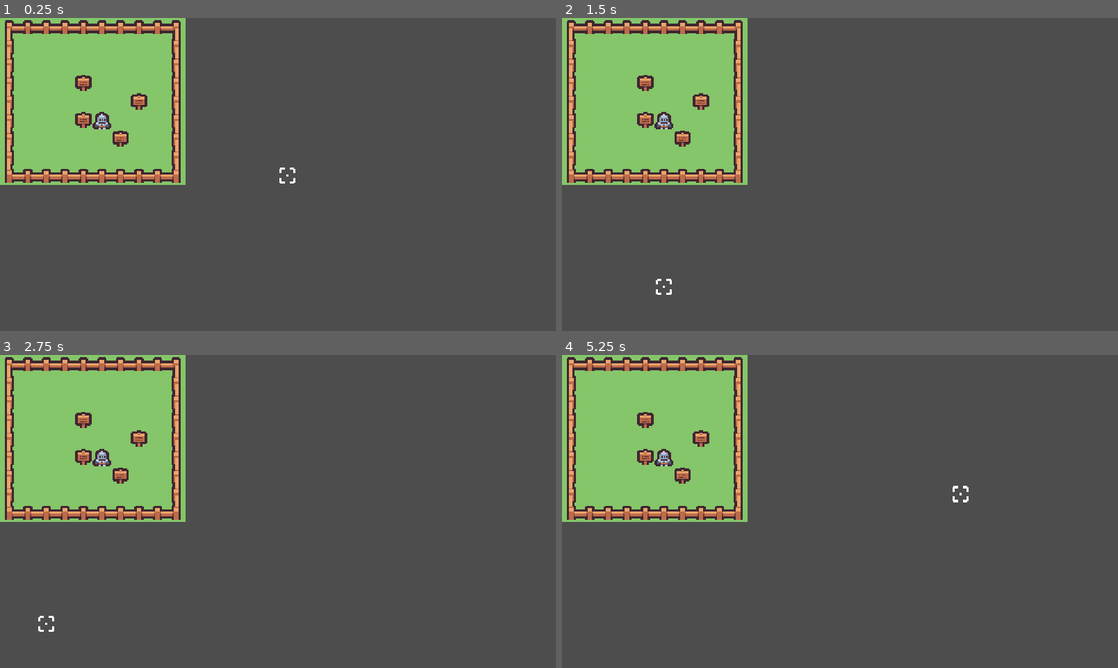
Above: before the commit, frames 1-4 (two rows, left to right).
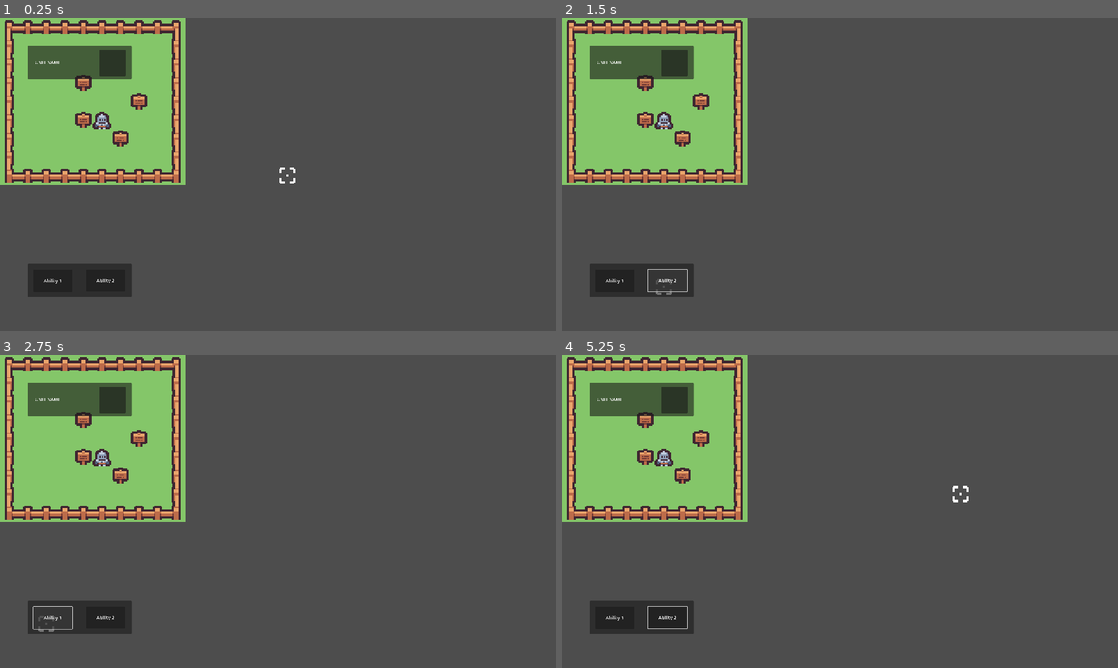
Above: after the commit, the same moments.

Repository: SonarCreature/super-cool-awesome-game
Game: Godot game, scene res://Levels/Board.tscn
The game is run twice, just before and just after one commit, with the same random seed, the same clock (stepped at 60 frames per second) and the same inputs.
Inputs (mouse positions are in pixels of both pictures, inside the frame that each line leads up to):
- Up to frame 1 (0.25 s): no input
- Up to frame 2 (1.5 s): click (617, 280) at 0.5 s, where only the run after the commit has a clickable "Ability 1"; click (667, 280) at 1.25 s, where only the run after the commit has a clickable "Ability 2"
- Up to frame 3 (2.75 s): click (55, 617) at 2 s, where only the run after the commit has a clickable "Ability 1"
- Up to frame 4 (5.25 s): click (667, 617) at 2.75 s, where only the run after the commit has a clickable "Ability 2"; click (617, 617) at 3.5 s, where only the run after the commit has a clickable "Ability 1"; click (667, 617) at 4.25 s, where only the run after the commit has a clickable "Ability 2"; tap Enter at 5 s; move the mouse to (962, 495) at 5.02 s; click (962, 495) at 5.1 s

The runs differ from the first frame. In frame 1, 4.0% of the frame differs, in the area x 5-24%, y 8-90%; in frame 2, 3.5%; in frame 3, 3.5%; in frame 4, 4.0%.

Commit message:
idk dude

Diff:
--- a/Levels/Board.tscn
+++ b/Levels/Board.tscn
@@ -1,9 +1,10 @@
-[gd_scene load_steps=8 format=3 uid="uid://cqsacwsrw30ag"]
+[gd_scene load_steps=9 format=3 uid="uid://cqsacwsrw30ag"]
 
 [ext_resource type="Texture2D" uid="uid://bikbavq7tq33f" path="res://Art/Tilemaps/tilemap_packed.png" id="1_h0dxr"]
 [ext_resource type="Script" path="res://Levels/Board.gd" id="1_iwyvv"]
 [ext_resource type="Texture2D" uid="uid://drqn5guqiox54" path="res://Art/Tilemaps/tilemap_packed (2).png" id="2_g27bf"]
 [ext_resource type="Script" path="res://Levels/BoardController.gd" id="4_t1kwp"]
+[ext_resource type="PackedScene" uid="uid://euroaaih6m32" path="res://Levels/UI.tscn" id="5_01x7y"]
 
 [sub_resource type="TileSetAtlasSource" id="TileSetAtlasSource_8gway"]
 texture = ExtResource("2_g27bf")
@@ -300,3 +301,7 @@
 
 [node name="BoardController" type="Node2D" parent="."]
 script = ExtResource("4_t1kwp")
+
+[node name="CanvasLayer" type="CanvasLayer" parent="."]
+
+[node name="Control" parent="CanvasLayer" instance=ExtResource("5_01x7y")]
--- /dev/null
+++ b/Levels/UI.tscn
@@ -0,0 +1,85 @@
+[gd_scene format=3 uid="uid://euroaaih6m32"]
+
+[node name="Control" type="Control"]
+layout_mode = 3
+anchors_preset = 15
+anchor_right = 1.0
+anchor_bottom = 1.0
+grow_horizontal = 2
+grow_vertical = 2
+size_flags_horizontal = 2
+size_flags_vertical = 2
+
+[node name="Unit Info" type="Panel" parent="."]
+layout_mode = 1
+offset_left = 24.0
+offset_top = 24.0
+offset_right = 383.0
+offset_bottom = 139.0
+scale = Vector2(0.25, 0.25)
+metadata/_edit_use_anchors_ = true
+
+[node name="Unit Image" type="Panel" parent="Unit Info"]
+layout_mode = 1
+anchors_preset = 6
+anchor_left = 1.0
+anchor_top = 0.5
+anchor_right = 1.0
+anchor_bottom = 0.5
+offset_left = -112.0
+offset_top = -44.0
+offset_right = -21.0
+offset_bottom = 47.0
+grow_horizontal = 0
+grow_vertical = 2
+
+[node name="Label" type="Label" parent="Unit Info"]
+layout_mode = 1
+anchors_preset = 4
+anchor_top = 0.5
+anchor_bottom = 0.5
+offset_left = 24.0
+offset_top = -11.5
+offset_right = 114.0
+offset_bottom = 11.5
+grow_vertical = 2
+text = "UNIT NAME"
+
+[node name="Abilities" type="Panel" parent="."]
+layout_mode = 1
+anchors_preset = 2
+anchor_top = 1.0
+anchor_bottom = 1.0
+offset_left = 24.0
+offset_top = -58.0
+offset_right = 383.0
+offset_bottom = 57.0
+grow_vertical = 0
+scale = Vector2(0.25, 0.25)
+
+[node name="Ability1" type="Button" parent="Abilities"]
+layout_mode = 1
+anchors_preset = 4
+anchor_top = 0.5
+anchor_bottom = 0.5
+offset_left = 19.0
+offset_top = -36.5
+offset_right = 154.0
+offset_bottom = 39.5
+grow_vertical = 2
+text = "Ability 1"
+
+[node name="Ability2" type="Button" parent="Abilities"]
+layout_mode = 1
+anchors_preset = 6
+anchor_left = 1.0
+anchor_top = 0.5
+anchor_right = 1.0
+anchor_bottom = 0.5
+offset_left = -158.0
+offset_top = -37.5
+offset_right = -23.0
+offset_bottom = 38.5
+grow_horizontal = 0
+grow_vertical = 2
+text = "Ability 2"
